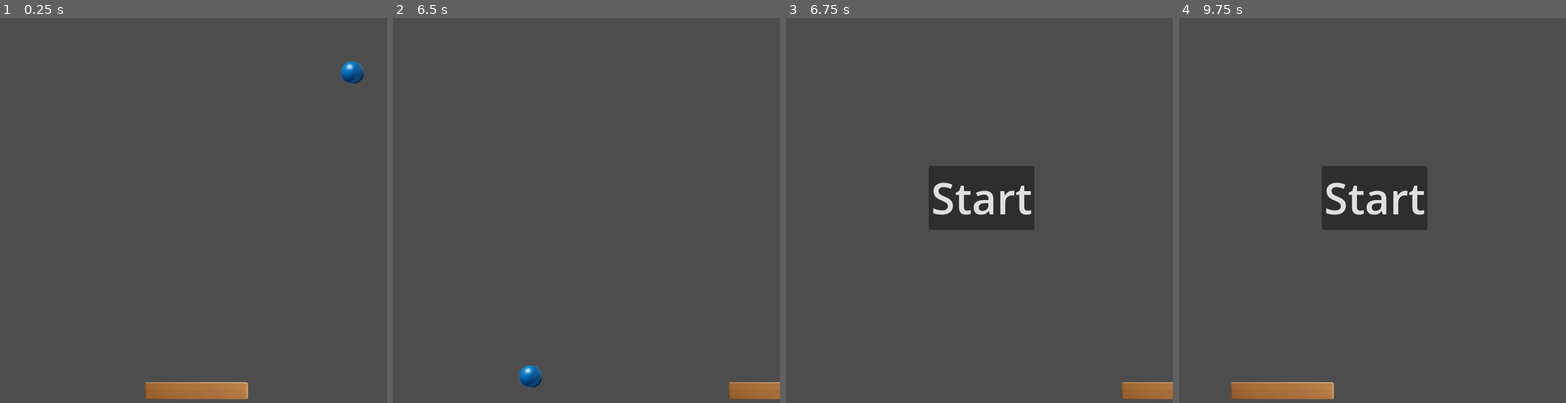
Above: before the commit, frames 1-4 (left to right).
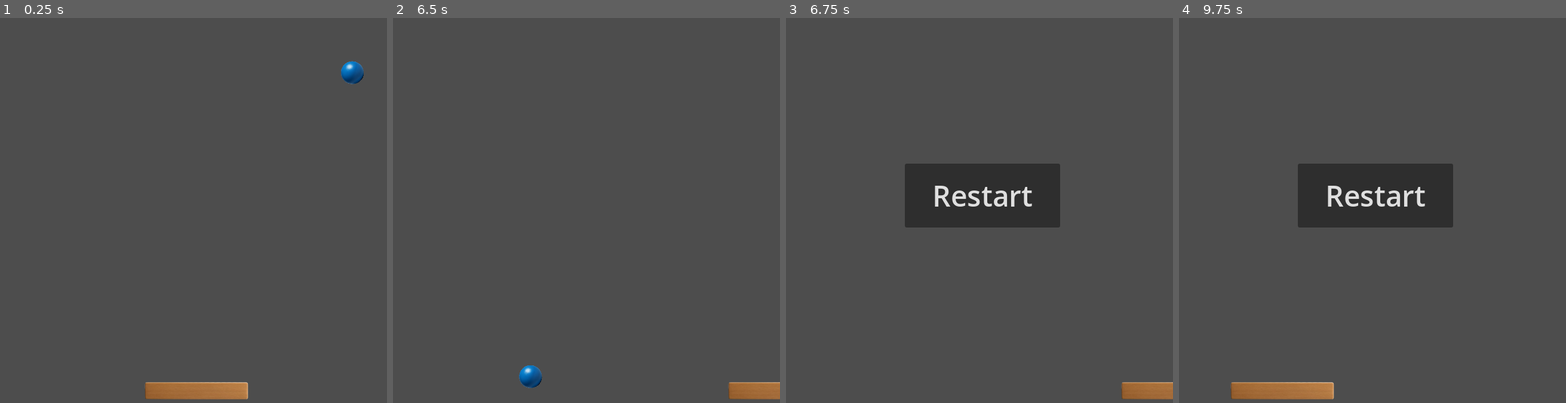
Above: after the commit, the same moments.

Repository: easai/pingpong
Game: Godot game, scene res://scenes/main/main.tscn
Two runs of this game, one before a commit and one after it. Both use one fixed random seed, a clock stepped at 60 frames per second and the inputs below.
Inputs (mouse positions are in pixels of both pictures, inside the frame that each line leads up to):
- Up to frame 1 (0.25 s): no input
- Up to frame 2 (6.5 s): hold Right (right) 0.53-2.03 s; tap F every 0.75 s from 0.6 to 5.85 s; hold Left (left) 2.03-4.28 s; hold Right (right) from 4.28 s (still down)
- Up to frame 3 (6.75 s): keep holding Right (right); tap F at 6.6 s
- Up to frame 4 (9.75 s): release Right (right) at 7.25 s; click (1376, 195) at 7.25 s, where only the run after the commit has a clickable "Restart"; hold Right (right) 8.03-8.78 s; tap F at 8.1, 8.85, 9.6 s; hold Left (left) from 8.78 s (still down)

Frames 1-2 are identical in both runs. In frame 3, 3.4% of the frame differs, in the area x 30-71%, y 37-56%; in frame 4, 3.4%.

Commit message:
update start button

Diff:
--- a/scenes/main/main.gd
+++ b/scenes/main/main.gd
@@ -3,9 +3,9 @@
 class_name Main
 
 @onready var game_over: AudioStreamPlayer2D = $GameOver
-@onready var start_button: Button = $StartButton
-
+@onready var restart: Button = $Restart
 const BALL = preload("res://scenes/ball/ball.tscn")
+@onready var hud: Control = $HUD
 
 static var _vp_r: Rect2
 
@@ -28,7 +28,7 @@
 
 
 func game_start() -> void:
-	start_button.hide()
+	restart.hide()
 	ball = BALL.instantiate()
 	ball.connect("ball_off_screen", self._game_over)
 	add_child(ball)
@@ -40,12 +40,12 @@
 
 func _game_over() -> void:
 	game_over.play()
-	start_button.show()
-
-
-func _on_button_pressed() -> void:
-	game_start()
+	restart.show()
 
 
 func _on_pad_body_entered(body: Node2D) -> void:
 	ball.velocity = ball.velocity.bounce(Vector2.UP)
+
+
+func _on_restart_pressed() -> void:
+	game_start()
--- a/scenes/main/main.tscn
+++ b/scenes/main/main.tscn
@@ -18,23 +18,23 @@
 [node name="GameOver" type="AudioStreamPlayer2D" parent="."]
 stream = ExtResource("4_l3cfh")
 
-[node name="StartButton" type="Button" parent="."]
+[node name="Restart" type="Button" parent="."]
 anchors_preset = 8
 anchor_left = 0.5
 anchor_top = 0.5
 anchor_right = 0.5
 anchor_bottom = 0.5
-offset_left = 239.0
-offset_top = 248.0
-offset_right = 416.0
-offset_bottom = 355.0
+offset_left = 199.0
+offset_top = 244.0
+offset_right = 459.0
+offset_bottom = 351.0
 grow_horizontal = 2
 grow_vertical = 2
 size_flags_horizontal = 4
 size_flags_vertical = 4
-theme_override_font_sizes/font_size = 72
-text = "Start"
-icon_alignment = 1
+theme_override_constants/outline_size = 0
+theme_override_font_sizes/font_size = 48
+text = "Restart"
 
 [connection signal="body_entered" from="Pad" to="." method="_on_pad_body_entered"]
-[connection signal="pressed" from="StartButton" to="." method="_on_button_pressed"]
+[connection signal="pressed" from="Restart" to="." method="_on_restart_pressed"]
